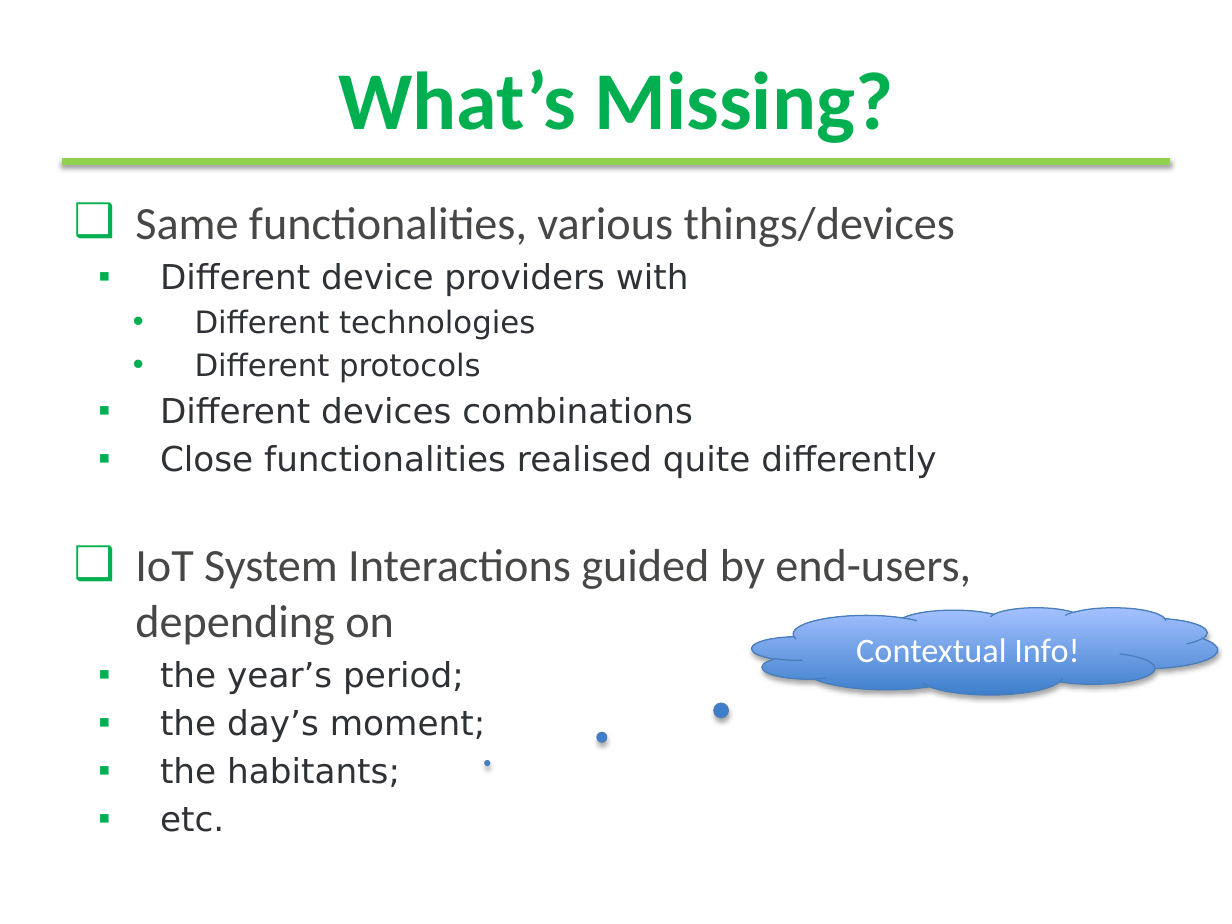
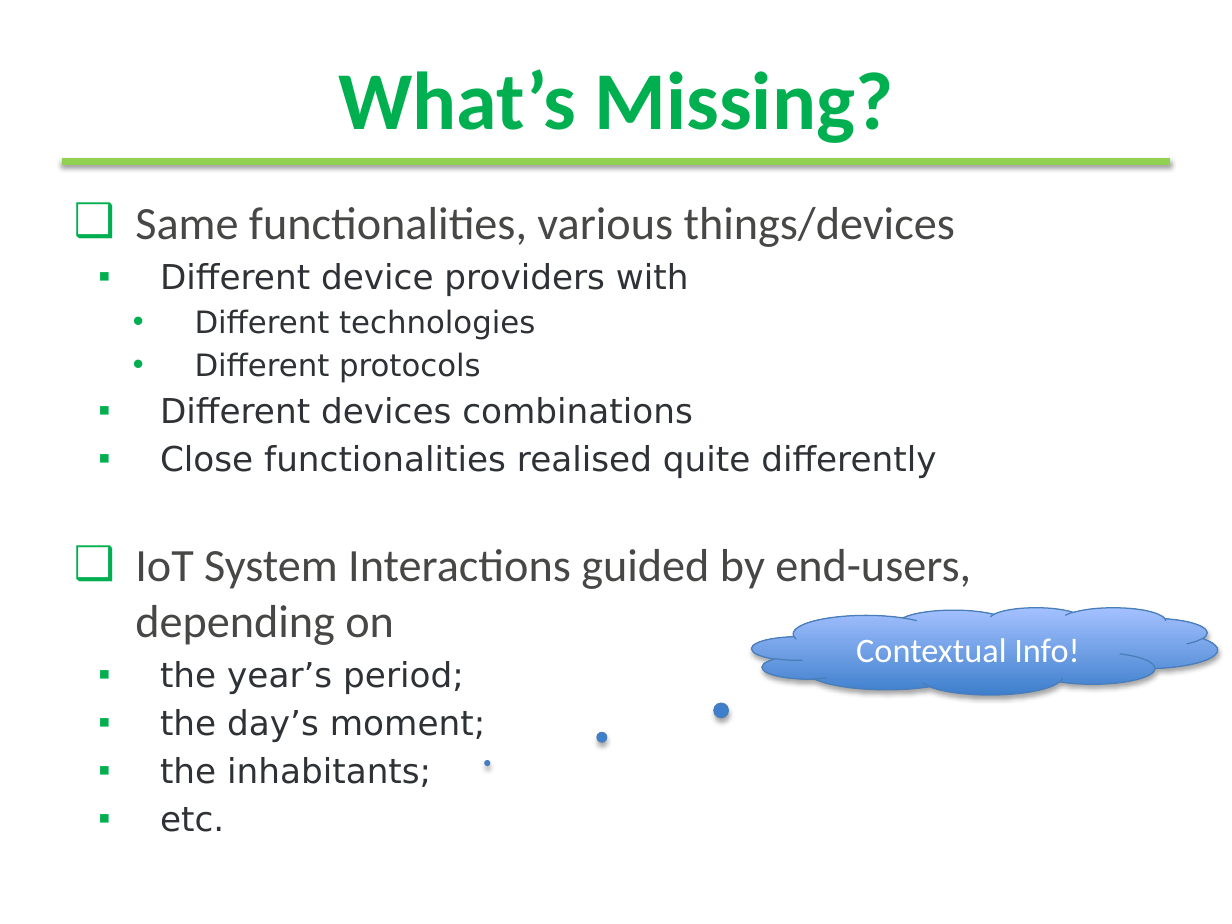
Before and after one commit to moussaamrani/IoTDSL, a slide deck: slide 4 of wiki/Writing/MODELSWARD2017/Presentation/ModelsWard2017.pptx. Drawn at 1232x924 pixels with LibreOffice and Linux fonts; fonts in the diff are those of the drawing; background and template pictures are left out. Boxes give left, top, right and bottom in pixels: in the first picture for what was removed or moved away, otherwise in the second. Text is boxed around its words. In the diff, an @@ line names an element or a change of style, - is before the commit and + after.

```diff
--- a/wiki/Writing/MODELSWARD2017/Presentation/ModelsWard2017.pptx
+++ b/wiki/Writing/MODELSWARD2017/Presentation/ModelsWard2017.pptx
@@ text at box(160, 757, 431, 787): text changed @@
-  ▪ the habitants;
+  ▪ the inhabitants;
```
Also in this commit, not shown: 3 other slides changed, 1 slide added, 1 slide removed.
